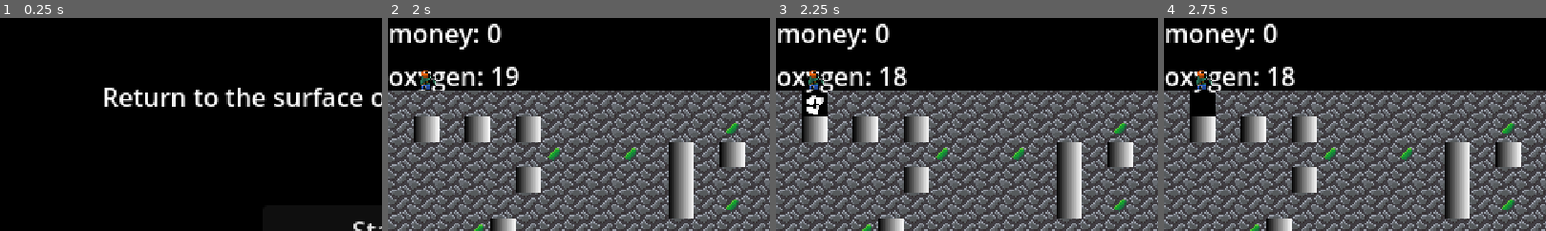
Above: before the commit, frames 1-4 (left to right).
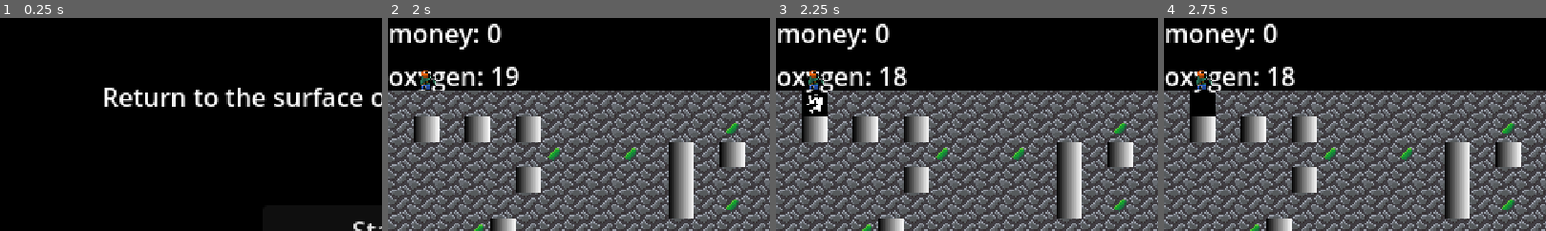
Above: after the commit, the same moments.

Repository: dtsykunov/simple-platformer
Game: Godot game, scene res://main/main.tscn
Same seed, same stepped clock (60 frames per second), same inputs: the game is played once before the commit and once after it.
Inputs:
- Up to frame 1 (0.25 s): no input
- Up to frame 2 (2 s): click "Start" at 0.5 s; tap Enter at 1.25 s; hold Right (right) from 1.28 s (still down)
- Up to frame 3 (2.25 s): tap Space at 2 s; release Right (right) at 2.03 s; hold Down (down) from 2.03 s (still down)
- Up to frame 4 (2.75 s): keep holding Down (down)
The pictures show only the part of the screen within x 0-50%, y 0-50%; the shares and areas given below are measured in that part.

Frames 1-2 are identical in both runs. In frame 3, 0.2% of the frame differs, in the area x 8-13%, y 35-46%; in frame 4, nothing differs.

Commit message:
add gamestates

Diff:
--- a/autoloads/global.gd
+++ b/autoloads/global.gd
@@ -6,3 +6,4 @@
 var grid_spawner: GridSpawner
 
 signal level_objective_reached
+signal player_reached_surface
--- a/autoloads/resource_manager.gd
+++ b/autoloads/resource_manager.gd
@@ -62,17 +62,17 @@
 	resources_changed.emit()
 
 
-func try_complete_goal() -> void:
+func check_goal_and_prepare() -> bool:
 	var goal = resources[ResourceType.GOAL]
 	if resources[ResourceType.MONEY] >= goal:
 		add_resource(ResourceType.GOAL, 1)
 		add_resource(ResourceType.MONEY, -goal)
 		set_resource_value(ResourceType.OXYGEN, max_oxygen)
-		Global.level_objective_reached.emit()
-
+		return true
+	return false
 
 func buy_upgrade(upgrade_type: UpgradeTypes) -> void:
-	if not _can_buy_upgrade(upgrade_type):
+	if not can_buy_upgrade(upgrade_type):
 		return
 	var price = upgrades_prices[upgrade_type]
 	add_resource(ResourceType.MONEY, -price)
@@ -88,7 +88,7 @@
 	upgrades_prices = default_upgrades_prices.duplicate()
 
 
-func _can_buy_upgrade(upgrade_type: UpgradeTypes) -> bool:
+func can_buy_upgrade(upgrade_type: UpgradeTypes) -> bool:
 	if not upgrades_prices.has(upgrade_type):
 		return false
 	var price = upgrades_prices[upgrade_type]
--- a/levels/win_area.gd
+++ b/levels/win_area.gd
@@ -5,4 +5,4 @@
 
 func _on_win_area_body_entered(body: Node2D) -> void:
     if body.is_in_group("player"):
-        ResourceManager.try_complete_goal()
+        Global.player_reached_surface.emit()
--- a/main/main.gd
+++ b/main/main.gd
@@ -1,5 +1,12 @@
 class_name Main
 extends Node
+
+enum GameState {
+	START_MENU,
+	PLAYING,
+	END_SCREEN,
+}
+var game_state: GameState = GameState.START_MENU
 
 @export_file var finish_game_scene: String
 @export_file var game_gui_scene: String
@@ -12,32 +19,44 @@
 
 func _ready() -> void:
 	Global.game_controller = self
-
+	Global.player_reached_surface.connect(_on_player_reached_surface)
 	ResourceManager.oxygen_depleted.connect(finish_game)
 
-func change_gui(scene_path: String) -> void:
+func _change_gui(scene_path: String) -> void:
 	var new_gui = load(scene_path).instantiate()
 	gui.get_child(0).queue_free()
 	gui.add_child(new_gui)
 
-func change_world(scene_path: String) -> void:
+func _change_world(scene_path: String) -> void:
 	var new_world = load(scene_path).instantiate()
-	world.get_child(0).queue_free()
+	var child = world.get_child(0)
+	print("child: ", child, child.name)
+	child.queue_free()
+	print("child: ", child)
 	world.add_child(new_world)
 
-func load_next_world() -> void:
-	change_world(world_scene)
-
 func start_game() -> void:
-	change_gui(game_gui_scene)
-	load_next_world()
+	if game_state != GameState.START_MENU:
+		return
+	game_state = GameState.PLAYING
+	_change_gui(game_gui_scene)
+	_change_world(world_scene)
 	world.visible = true
 
 func finish_game() -> void:
-	change_gui(finish_game_scene)
+	if game_state != GameState.PLAYING:
+		return
+	game_state = GameState.END_SCREEN
+	_change_gui(finish_game_scene)
 	world.visible = false
 
 func _unhandled_key_input(event: InputEvent) -> void:
 	if event.is_action_pressed("ui_cancel"):
 		ResourceManager.reset()
 		get_tree().reload_current_scene()
+
+func _on_player_reached_surface() -> void:
+	if game_state != GameState.PLAYING:
+		return
+	if ResourceManager.check_goal_and_prepare():
+		_change_world(world_scene)
--- a/main/main.tscn
+++ b/main/main.tscn
@@ -1,8 +1,7 @@
-[gd_scene load_steps=4 format=3 uid="uid://b26unv7jyq0et"]
+[gd_scene load_steps=3 format=3 uid="uid://b26unv7jyq0et"]
 
 [ext_resource type="Script" uid="uid://bkucidew2lu8r" path="res://main/main.gd" id="1_53q0u"]
 [ext_resource type="PackedScene" uid="uid://inibl4uw1lxl" path="res://gui/start_screen/start_screen.tscn" id="2_pjrb6"]
-[ext_resource type="Script" uid="uid://58c4bxmace0i" path="res://autoloads/resource_manager.gd" id="3_xwkvk"]
 
 [node name="Main" type="Node"]
 script = ExtResource("1_53q0u")
@@ -27,6 +26,3 @@
 texture_filter = 1
 
 [node name="Node2D" type="Node2D" parent="World"]
-
-[node name="ResourceManager" type="Node2D" parent="World"]
-script = ExtResource("3_xwkvk")
--- a/player/player.gd
+++ b/player/player.gd
@@ -13,9 +13,11 @@
 	"down": Vector2.DOWN,
 }
 
-func _unhandled_input(event):
+func _physics_process(_delta: float) -> void:
+	if Global.game_controller.game_state != Main.GameState.PLAYING:
+		return
 	for dir in inputs.keys():
-		if event.is_action_pressed(dir):
+		if Input.is_action_just_pressed(dir):
 			move(dir)
 
 func move(dir):
Not shown: 1 places in gui/finish_game_screen/finish_game_screen.tscn that only renumber resources
Not shown: 1 places in label.tscn that only renumber resources
Not shown: 1 places in levels/basic.tscn that only renumber resources
